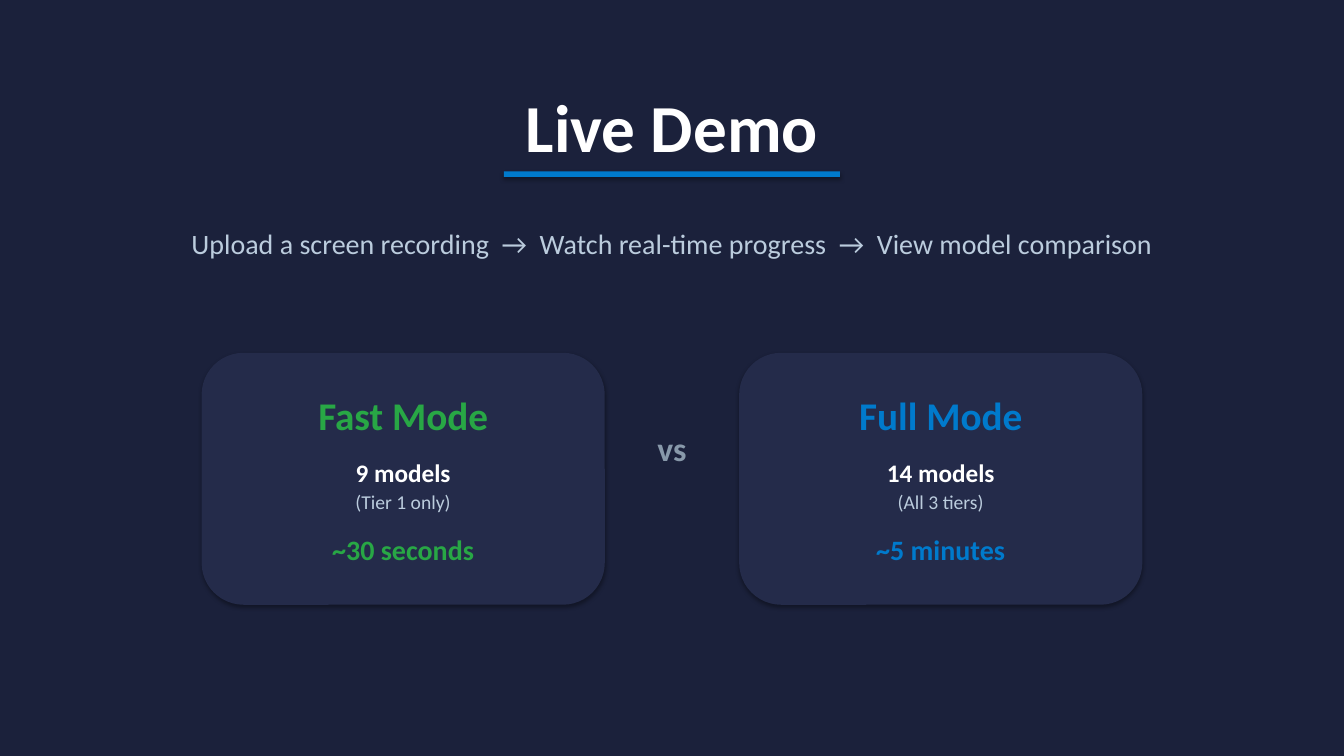
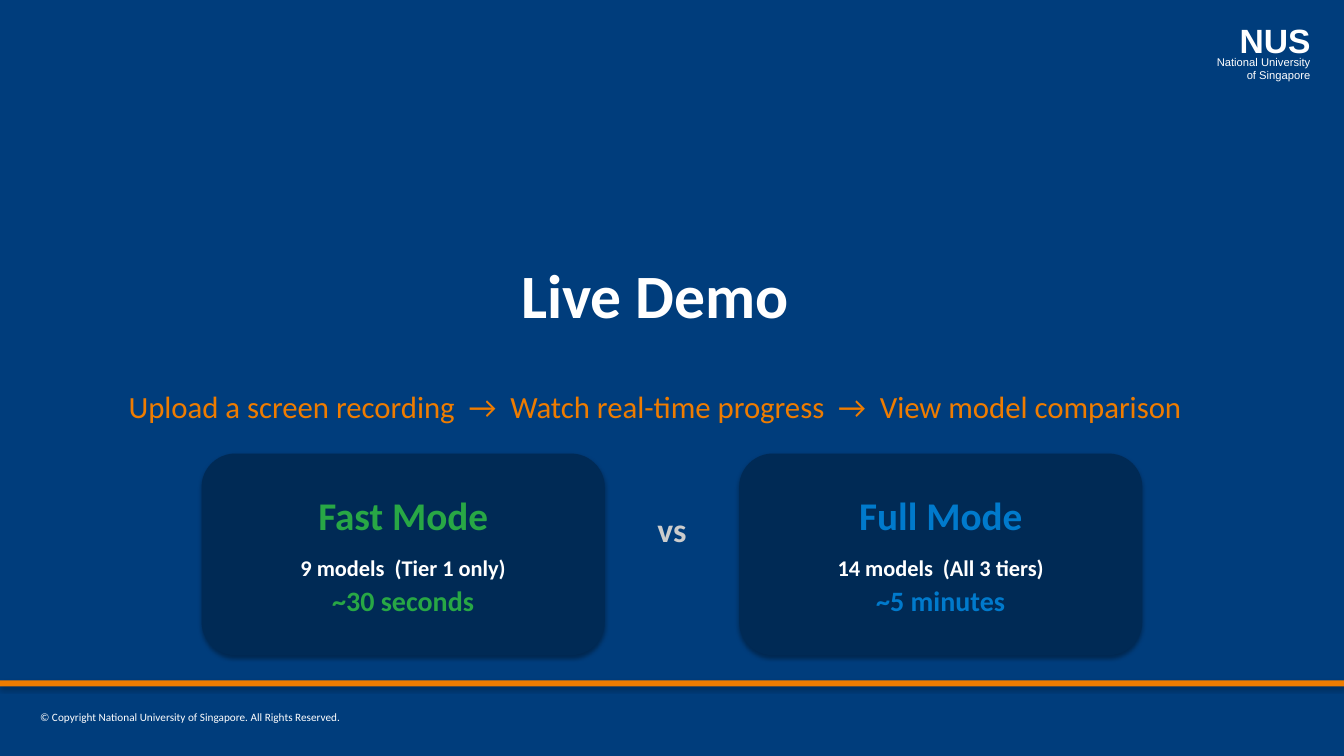
Before and after one commit to laxmi1707/PatternRecognSystem-Video2Text, a slide deck: slide 11 of presentation/Video2Knowledge_Final.pptx. Drawn at 1344x756 pixels with LibreOffice and Linux fonts; fonts in the diff are those of the drawing. Boxes give left, top, right and bottom in pixels: in the first picture for what was removed or moved away, otherwise in the second. Text is boxed around its words. In the diff, an @@ line names an element or a change of style, - is before the commit and + after.

Commit message:
feat: apply NUS ISS PowerPoint template to all presentations
- Add shared nus_iss_template.py with NUS official colors, slide layouts
- Update all 12 create_*.py scripts to use NUS ISS branding
- Navy blue background, orange text, sidebar decoration, NUS logo, footer

```diff
--- a/presentation/Video2Knowledge_Final.pptx
+++ b/presentation/Video2Knowledge_Final.pptx
@@ background #1B213B to #003D7C @@
@@ text added at [1240,29,1311,60], 24 pt, text #FFFFFF, bold @@
+NUS
@@ text added at [1217,58,1310,82], 8 pt, text #FFFFFF @@
+National University
+of Singapore
@@ rectangle removed at [504,171,840,177] @@
@@ text "Live Demo": place and size @@
-text "Live Demo" at [526,105,818,153]
+text "Live Demo" at [521,274,789,319]
@@ text "Live Demo" at [521,274,789,319]: size 48 to 44 pt @@
@@ text "Upload a screen recording → ...": place and size @@
-text "Upload a screen recording → ..." at [191,234,1152,259]
+text "Upload a screen recording → ..." at [129,396,1182,424]
@@ text "Upload a screen recording → ..." at [129,396,1182,424]: size 20 to 22 pt, text colour #BBCCDD to #EF7C00 @@
@@ rounded rectangle "Fast Mode": place and size @@
-rounded rectangle "Fast Mode" at [202,353,605,605]
+rounded rectangle "Fast Mode" at [202,454,605,655]
@@ rounded rectangle "Fast Mode" at [202,454,605,655]: fill #242B4A to #002A55 @@
@@ rounded rectangle "Full Mode" at [739,454,1142,655]: fill #242B4A to #002A55 @@
@@ rounded rectangle "Full Mode": place and size @@
-rounded rectangle "Full Mode" at [739,353,1142,605]
+rounded rectangle "Full Mode" at [739,454,1142,655]
@@ text "vs": place and size @@
-text "vs" at [657,444,686,461]
+text "vs" at [657,525,686,543]
@@ text "vs" at [657,525,686,543]: text colour #8899AA to #CCCCCC @@
@@ text in rounded rectangle at [300,559,506,580]: text changed; size 14 to 16 pt; text colour #BBCCDD to #FFFFFF; bold on @@
-9 models
-(Tier 1 only)
+9 models (Tier 1 only)
@@ text in rounded rectangle at [838,559,1044,579]: text changed; size 14 to 16 pt; text colour #BBCCDD to #FFFFFF; bold on @@
-14 models
-(All 3 tiers)
+14 models (All 3 tiers)
@@ rectangle added at [0,681,1344,687], fill #EF7C00 @@
@@ text added at [52,713,340,723], 8 pt, text #FFFFFF @@
+© Copyright National University of Singapore. All Rights Reserved.
```
Also in this commit, not shown: 14 other slides changed, 24 other files.
